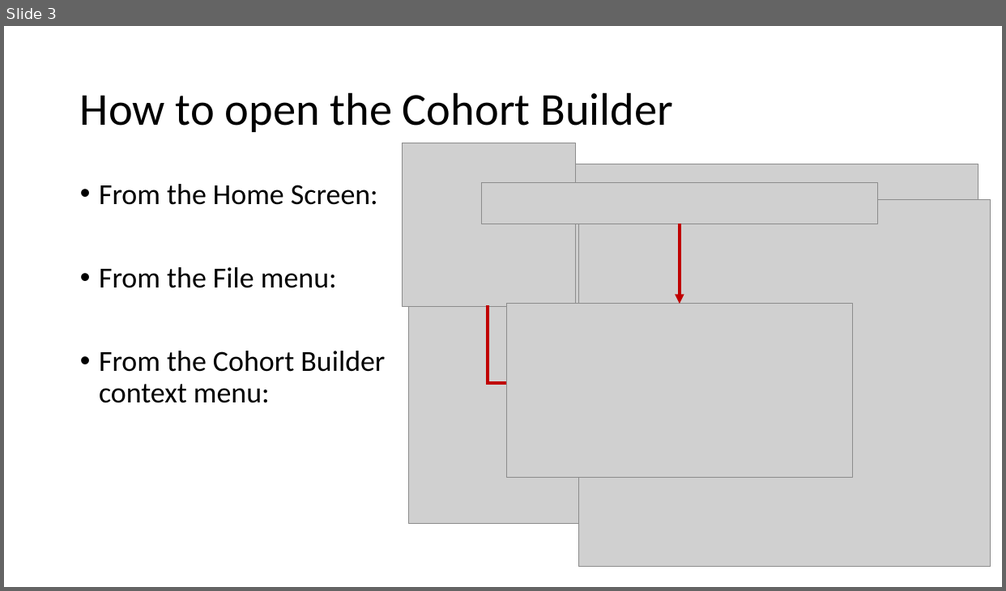
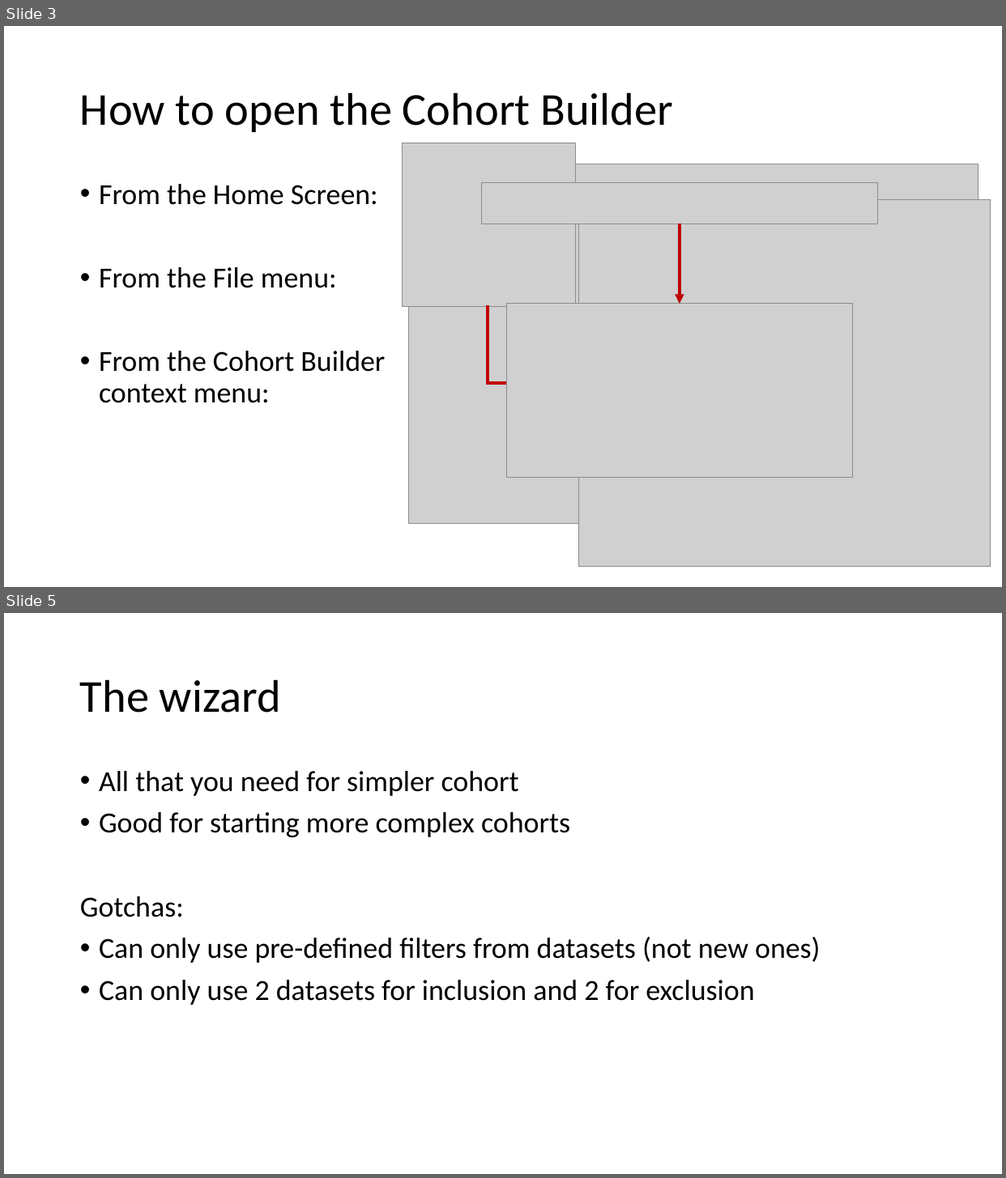
Before and after one commit to HicServices/RDMP, a slide deck: Documentation/Training/CohortBuilder.pptx. Shown one above the other, each under a label of ours: slide 3 before the commit, slides 3 and 5 after it; the slides between them are not shown. The pictures are 1006x591 and 1006x1178 pixels, drawn with LibreOffice and Linux fonts; fonts in the diff are those of the drawing; grey boxes stand for pictures. Boxes give left, top, right and bottom in pixels: in the first picture for what was removed or moved away, otherwise in the second. Text is boxed around its words. In the diff, an @@ line names an element or a change of style, - is before the commit and + after.

```diff
--- a/Documentation/Training/CohortBuilder.pptx
+++ b/Documentation/Training/CohortBuilder.pptx
@@ slide 5 added at (4,613,1002,1174), background #FFFFFF @@
@@ title added at (80,679,281,713), 44 pt, text #000000 @@
+The wizard
@@ text added at (80,771,820,1005), 28 pt, text #000000 @@
+• All that you need for simpler cohort
+• Good for starting more complex cohorts
+Gotchas:
+• Can only use pre-defined filters from datasets (not new ones)
+• Can only use 2 datasets for inclusion and 2 for exclusion
```
Also in this commit, not shown: 2 slides changed, 4 other slides added, 13 slides removed.
